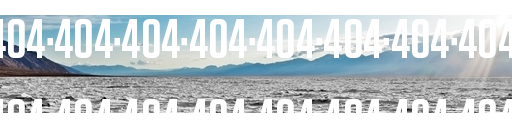
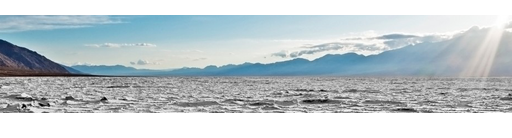
Revision of a layered 512px x 138px image; what changed, layer by layer:
removed layer "404·404·404·404·404·404·404·404· 404·404·404·404·404·404·404·4" over [0, 19, 512, 113]
